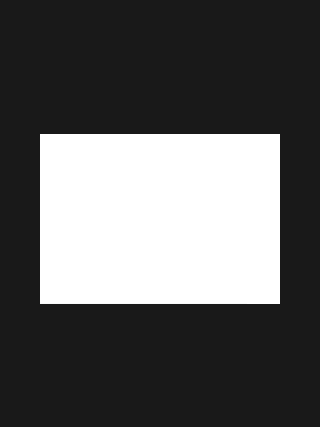
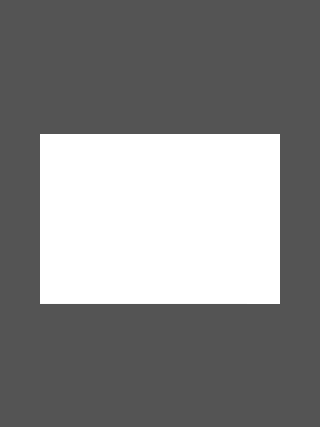
The second 320px x 427px image is a revision of the first. Changes to its layers:
"レイヤー 0": opacity 90% → 100%, painted on it, masked it over (0, 0, 320, 427)
